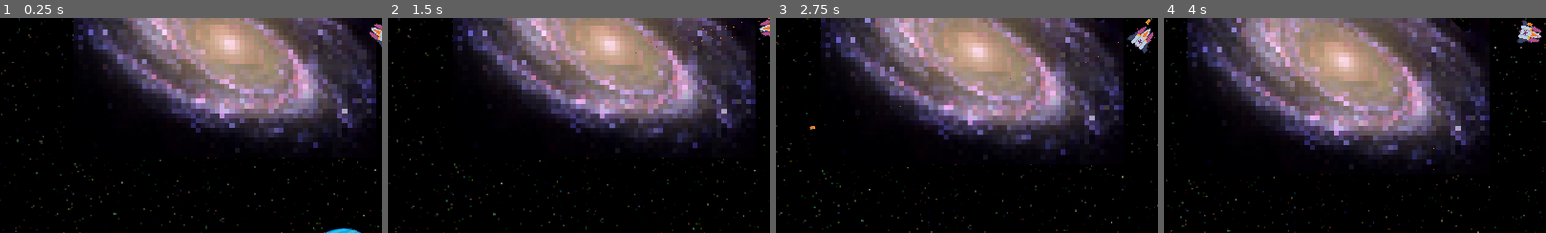
Above: before the commit, frames 1-4 (left to right).
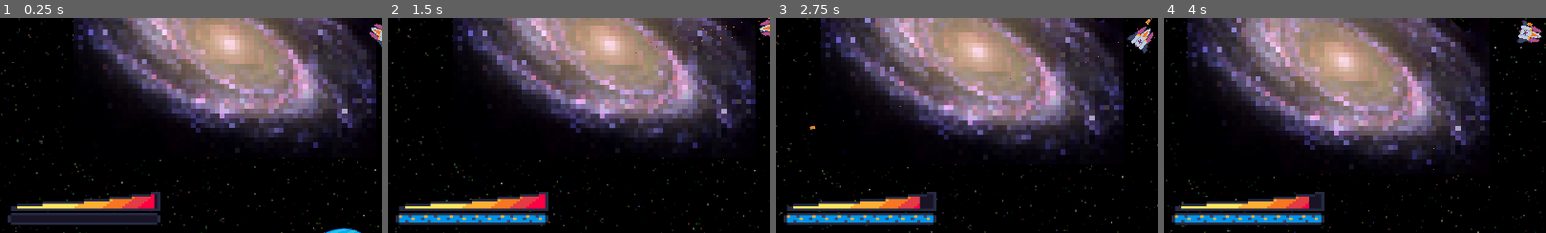
Above: after the commit, the same moments.

Repository: AdithaD/hyper-space-man-dx
Game: Godot game, scene res://main.tscn
The game is run twice, just before and just after one commit, with the same random seed, the same clock (stepped at 60 frames per second) and the same inputs.
Inputs (mouse positions are % of the whole screen's width and height, from its top left):
- Up to frame 1 (0.25 s): no input
- Up to frame 2 (1.5 s): tap Enter at 0.5 s; move the mouse to (72, 45) at 0.52 s; hold Right mouse button (accelerate) 0.53-1.28 s; click (72, 45) at 0.8 s; move the mouse to (30, 55) at 1.27 s; click (30, 55) at 1.35 s
- Up to frame 3 (2.75 s): right-click (30, 55) at 1.55 s; move the mouse to (60, 28) at 2.02 s; hold Right mouse button (accelerate) from 2.03 s (still down); click (60, 28) at 2.3 s
- Up to frame 4 (4 s): move the mouse to (45, 70) at 2.77 s; release Right mouse button (accelerate) at 2.78 s; click (45, 70) at 2.85 s; right-click (45, 70) at 3.05 s; move the mouse to (80, 65) at 3.52 s; hold Right mouse button (accelerate) from 3.53 s (still down); click (80, 65) at 3.8 s
The pictures show only the part of the screen within x 1-51%, y 47-97%; the shares and areas given below are measured in that part.

The runs differ from the first frame. In frame 1, 4.4% of the frame differs, in the area x 2-42%, y 80-97%; in frame 2, 4.4%; in frame 3, 4.4%; in frame 4, 4.4%.

Commit message:
added cannon heat and fuel

Diff:
--- /dev/null
+++ b/gui.gd
@@ -0,0 +1,12 @@
+extends Control
+
+
+
+func _on_player_fuel_changed(_new_amount: int, ratio: float) -> void:
+	%FuelGauge.ratio = ratio
+	pass # Replace with function body.
+
+
+func _on_player_heat_changed(_new_amount: int, ratio: float) -> void:
+	%WeaponHeatGauge.ratio = ratio
+	pass # Replace with function body.
--- a/main.tscn
+++ b/main.tscn
@@ -1,7 +1,34 @@
-[gd_scene load_steps=3 format=3 uid="uid://bpcm5e32ovatf"]
+[gd_scene load_steps=12 format=3 uid="uid://bpcm5e32ovatf"]
 
 [ext_resource type="PackedScene" uid="uid://8lrhxnd33lcm" path="res://world/world.tscn" id="1_534u6"]
 [ext_resource type="PackedScene" uid="uid://b5324c2o2kjct" path="res://player/player.tscn" id="2_xc4b4"]
+[ext_resource type="Texture2D" uid="uid://bt20iu0kp3cqw" path="res://gui/heat_bar/engine_heat_bar.png" id="3_1t8rx"]
+[ext_resource type="Script" path="res://gui.gd" id="3_t8cht"]
+[ext_resource type="Texture2D" uid="uid://wek4uypm10mf" path="res://gui/heat_bar/fuel_bar.png" id="4_asr30"]
+
+[sub_resource type="AtlasTexture" id="AtlasTexture_vj1n4"]
+atlas = ExtResource("3_1t8rx")
+region = Rect2(0, 0, 48, 8)
+
+[sub_resource type="AtlasTexture" id="AtlasTexture_ftqa5"]
+atlas = ExtResource("3_1t8rx")
+region = Rect2(0, 8, 48, 8)
+
+[sub_resource type="AtlasTexture" id="AtlasTexture_282ky"]
+atlas = ExtResource("3_1t8rx")
+region = Rect2(0, 16, 48, 8)
+
+[sub_resource type="AtlasTexture" id="AtlasTexture_3civj"]
+atlas = ExtResource("4_asr30")
+region = Rect2(0, 0, 48, 5)
+
+[sub_resource type="AtlasTexture" id="AtlasTexture_tuw8f"]
+atlas = ExtResource("4_asr30")
+region = Rect2(0, 5, 48, 5)
+
+[sub_resource type="AtlasTexture" id="AtlasTexture_8qcth"]
+atlas = ExtResource("4_asr30")
+region = Rect2(0, 10, 48, 5)
 
 [node name="Main" type="Node"]
 
@@ -10,3 +37,56 @@
 [node name="Player" parent="." node_paths=PackedStringArray("cannon_points") instance=ExtResource("2_xc4b4")]
 motion_mode = 1
 cannon_points = [NodePath("CannonPoint1"), NodePath("CannonPoint2")]
+
+[node name="CanvasLayer" type="CanvasLayer" parent="."]
+
+[node name="GUI" type="Control" parent="CanvasLayer"]
+layout_mode = 3
+anchors_preset = 15
+anchor_right = 1.0
+anchor_bottom = 1.0
+grow_horizontal = 2
+grow_vertical = 2
+script = ExtResource("3_t8cht")
+
+[node name="Control" type="Control" parent="CanvasLayer/GUI"]
+layout_mode = 1
+anchors_preset = 2
+anchor_top = 1.0
+anchor_bottom = 1.0
+offset_left = 36.0
+offset_top = -134.0
+offset_right = 420.0
+offset_bottom = -52.0
+grow_vertical = 0
+
+[node name="VBoxContainer" type="VBoxContainer" parent="CanvasLayer/GUI/Control"]
+layout_mode = 1
+anchors_preset = 2
+anchor_top = 1.0
+anchor_bottom = 1.0
+offset_top = -82.0
+offset_right = 384.0
+grow_vertical = 0
+
+[node name="WeaponHeatGauge" type="TextureProgressBar" parent="CanvasLayer/GUI/Control/VBoxContainer"]
+unique_name_in_owner = true
+custom_minimum_size = Vector2(384, 48)
+layout_mode = 2
+size_flags_horizontal = 0
+nine_patch_stretch = true
+texture_under = SubResource("AtlasTexture_vj1n4")
+texture_over = SubResource("AtlasTexture_ftqa5")
+texture_progress = SubResource("AtlasTexture_282ky")
+
+[node name="FuelGauge" type="TextureProgressBar" parent="CanvasLayer/GUI/Control/VBoxContainer"]
+unique_name_in_owner = true
+custom_minimum_size = Vector2(0, 30)
+layout_mode = 2
+nine_patch_stretch = true
+texture_under = SubResource("AtlasTexture_3civj")
+texture_over = SubResource("AtlasTexture_tuw8f")
+texture_progress = SubResource("AtlasTexture_8qcth")
+
+[connection signal="fuel_changed" from="Player" to="CanvasLayer/GUI" method="_on_player_fuel_changed"]
+[connection signal="heat_changed" from="Player" to="CanvasLayer/GUI" method="_on_player_heat_changed"]
--- a/player/player.gd
+++ b/player/player.gd
@@ -3,6 +3,9 @@
 const SHOT = preload("res://player/shot.tscn")
 
 signal acceleration_changed(state:bool)
+
+signal fuel_changed(new_amount: int)
+signal heat_changed(new_amount: int)
 
 @export var acceleration := 500.0
 @export var max_speed := 500.0
@@ -10,14 +13,30 @@
 
 @export var cannon_points : Array[Node2D] = []
 
+@export var maximum_fuel : float = 100.0
+@export var fuel_cost_per_second = 1.0
+
+@export var maximum_heat : float = 100.0
+@export var heat_drain_per_second = 15.0
+@export var heat_per_shot = 10.0
+
 # Movement Vectors
 var direction := Vector2.ZERO
 
 var shot_count = 0
 
 # State
-var can_shoot := true
 var is_mining := false
+
+@onready var current_fuel = maximum_fuel:
+	set(value):
+		current_fuel = value
+		fuel_changed.emit(current_fuel, current_fuel / maximum_fuel)
+
+@onready var heat = 100:
+	set(value):
+		heat = value
+		heat_changed.emit(heat, heat / maximum_heat)
 
 var is_accelerating = false:
 	set(new_value):
@@ -35,6 +54,9 @@
 
 			print("setting")
 
+func _ready() -> void:
+	$HeatCooloffTimer.wait_time = maximum_heat / heat_drain_per_second
+
 func _physics_process(delta):
 	is_accelerating = Input.is_action_pressed("accelerate")
 
@@ -45,8 +67,11 @@
 			velocity -= velocity.normalized() * drag * delta
 
 
-	if Input.is_action_pressed("shoot") and can_shoot:
+	if Input.is_action_pressed("shoot") and $ShotTimer.is_stopped() and $HeatCooloffTimer.is_stopped():
 		shoot()
+
+	if not is_zero_approx(heat):
+		heat -= min(heat, heat_drain_per_second * delta)
 
 	look_at(get_global_mouse_position())
 	move_and_slide()
@@ -56,6 +81,7 @@
 	velocity += dir * acceleration * delta
 	velocity = velocity.limit_length(max_speed)
 
+	current_fuel -= fuel_cost_per_second * delta
 	#change_fuel(-fuel_cost)
 
 func shoot():
@@ -74,9 +100,16 @@
 	$Camera2D.add_trauma(0.15)
 
 	$ShotTimer.start()
-	can_shoot = false
+
+	_add_heat(heat_per_shot)
 
 	shot_count += 1
 
-func _on_shot_timer_timeout() -> void:
-	can_shoot = true
+func _add_heat(amount):
+	heat = heat + amount
+	if heat > maximum_heat:
+		_cool_off()
+
+func _cool_off():
+	$HeatCooloffTimer.start()
+	$CannonCooloffSound.play()
--- a/player/player.tscn
+++ b/player/player.tscn
@@ -6,6 +6,7 @@
 [ext_resource type="Script" path="res://player/player_camera.gd" id="4_hr172"]
 [ext_resource type="AudioStream" uid="uid://bysiyxxx3rsfd" path="res://player/engine_jolt.wav" id="5_cpwju"]
 [ext_resource type="AudioStream" uid="uid://btxvctrvs0t02" path="res://player/engine_sustain.wav" id="6_fatdb"]
+[ext_resource type="AudioStream" uid="uid://dja57jk2rq1h1" path="res://player/cooloff.wav" id="6_ygi07"]
 [ext_resource type="AudioStream" uid="uid://fxdxno4scui3" path="res://player/cannon_shot.wav" id="7_q38qb"]
 
 [sub_resource type="CapsuleShape2D" id="CapsuleShape2D_t7nkm"]
@@ -56,6 +57,9 @@
 [node name="EngineSustainSound" type="AudioStreamPlayer2D" parent="."]
 stream = ExtResource("6_fatdb")
 
+[node name="CannonCooloffSound" type="AudioStreamPlayer2D" parent="."]
+stream = ExtResource("6_ygi07")
+
 [node name="CannonShotSound" type="AudioStreamPlayer2D" parent="."]
 stream = ExtResource("7_q38qb")
 
@@ -63,4 +67,8 @@
 wait_time = 0.2
 one_shot = true
 
+[node name="HeatCooloffTimer" type="Timer" parent="."]
+wait_time = 5.0
+one_shot = true
+
 [connection signal="timeout" from="ShotTimer" to="." method="_on_shot_timer_timeout"]
Binary file added: gui/heat_bar/engine_heat_bar.png
Not shown, added: gui/heat_bar/engine_heat_bar.png.import
Binary file added: gui/heat_bar/fuel_bar.png
Not shown, added: gui/heat_bar/fuel_bar.png.import
Not shown, added: player/cooloff.wav.import
Not shown: 1 places in player/player.tscn that only renumber resources
Not shown, added: player/cooloff.wav
